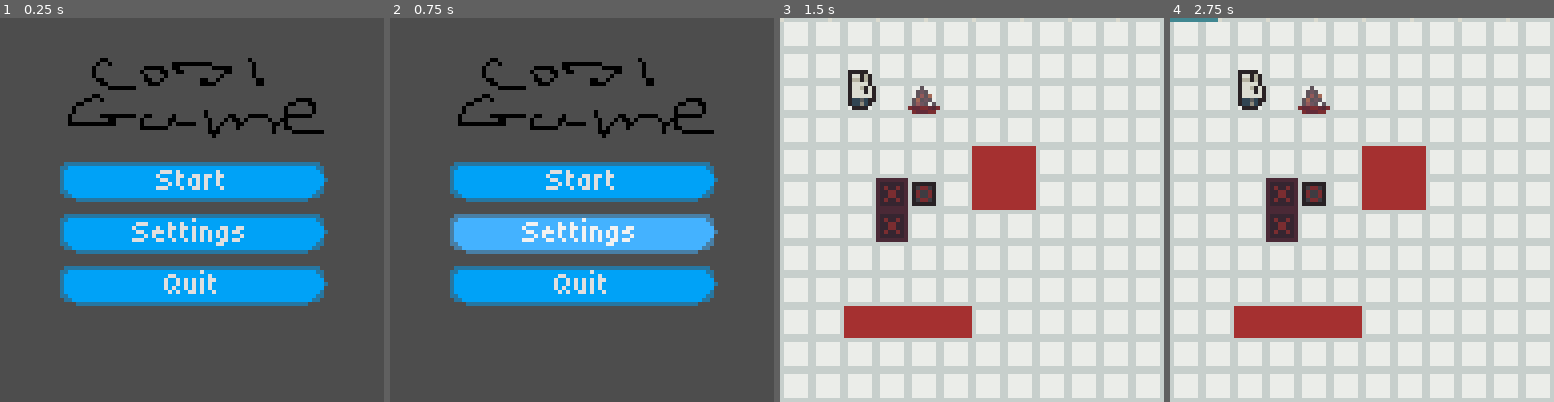
Above: before the commit, frames 1-4 (left to right).
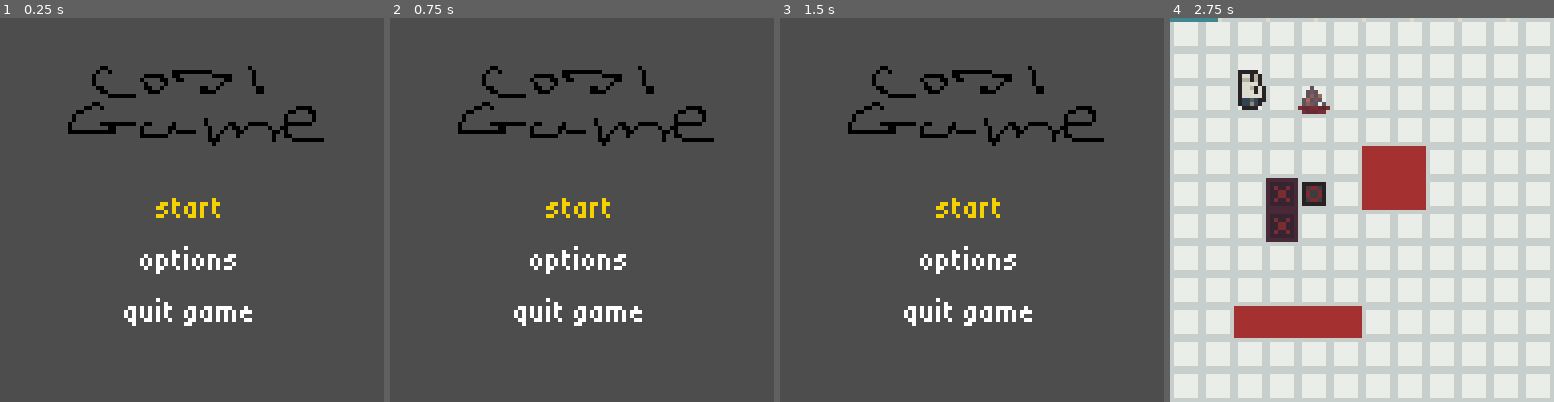
Above: after the commit, the same moments.

Repository: Someone68/cozyfall
Game: Godot game, scene res://scenes/main_menu.tscn
Two runs of this game, one before a commit and one after it. Both use one fixed random seed, a clock stepped at 60 frames per second and the inputs below.
Inputs (mouse positions are in pixels of both pictures, inside the frame that each line leads up to):
- Up to frame 1 (0.25 s): no input
- Up to frame 2 (0.75 s): click (582, 233) at 0.5 s, where only the run before the commit has a clickable "Settings"
- Up to frame 3 (1.5 s): click (972, 179) at 1.25 s, where only the run before the commit has a clickable "Start"
- Up to frame 4 (2.75 s): tap Enter (ui_accept) at 2, 2.27 s; hold Right (ui_right) from 2.03 s (still down)

The runs differ from the first frame. In frame 1, 26% of the frame differs, in the area x 15-86%, y 10-81%; in frame 2, 26%; in frame 3, 99%, in the area x 0-100%, y 0-100%; in frame 4, nothing differs.

Commit message:
change title screen

Diff:
--- a/scenes/death_screen.tscn
+++ b/scenes/death_screen.tscn
@@ -1,12 +1,8 @@
 [gd_scene format=3 uid="uid://dpe56p1o5di7a"]
 
-[ext_resource type="FontFile" uid="uid://cb823j3rpi72o" path="res://fonts/Tiny5-Regular.ttf" id="1_uyutr"]
+[ext_resource type="Theme" uid="uid://cdv0csb0dp43j" path="res://themes/menu_theme.tres" id="1_mqh5l"]
 [ext_resource type="Script" uid="uid://bj1l3eywjtgxf" path="res://scripts/death_screen.gd" id="2_mqh5l"]
 [ext_resource type="PackedScene" uid="uid://b3ywq4cn53b52" path="res://scenes/select_menu.tscn" id="3_7ns25"]
-
-[sub_resource type="Theme" id="Theme_1eln1"]
-default_font = ExtResource("1_uyutr")
-default_font_size = 8
 
 [node name="DeathScreen" type="Control" unique_id=128950255]
 z_index = 10
@@ -16,7 +12,7 @@
 anchor_bottom = 1.0
 grow_horizontal = 2
 grow_vertical = 2
-theme = SubResource("Theme_1eln1")
+theme = ExtResource("1_mqh5l")
 script = ExtResource("2_mqh5l")
 
 [node name="ColorRect" type="ColorRect" parent="." unique_id=1687184408]
@@ -46,6 +42,6 @@
 
 [node name="Quit" type="Label" parent="VBoxContainer/SelectMenu" unique_id=1298591346]
 layout_mode = 2
-text = "quit..."
+text = "quit to title..."
 
 [connection signal="item_selected" from="VBoxContainer/SelectMenu" to="." method="_on_select_menu_item_selected"]
--- a/scenes/main_menu.tscn
+++ b/scenes/main_menu.tscn
@@ -1,52 +1,9 @@
 [gd_scene format=3 uid="uid://c0q6qq7236nwx"]
 
-[ext_resource type="FontFile" uid="uid://cb823j3rpi72o" path="res://fonts/Tiny5-Regular.ttf" id="1_ekxnf"]
+[ext_resource type="Theme" uid="uid://cdv0csb0dp43j" path="res://themes/menu_theme.tres" id="1_wu84c"]
 [ext_resource type="Texture2D" uid="uid://c6ce7gf36vi3j" path="res://sprites/title_placeholder.png" id="2_bqqt6"]
 [ext_resource type="Script" uid="uid://dofm4sk6amm4w" path="res://scripts/main_menu.gd" id="2_wu84c"]
-
-[sub_resource type="StyleBoxFlat" id="StyleBoxFlat_wu84c"]
-bg_color = Color(1.1551381e-06, 0.6332436, 0.9658362, 1)
-corner_radius_top_left = 4
-corner_radius_top_right = 4
-corner_radius_bottom_right = 4
-corner_radius_bottom_left = 4
-
-[sub_resource type="StyleBoxFlat" id="StyleBoxFlat_8ln24"]
-bg_color = Color(1.1551381e-06, 0.6332436, 0.9658362, 1)
-corner_radius_top_left = 4
-corner_radius_top_right = 4
-corner_radius_bottom_right = 4
-corner_radius_bottom_left = 4
-
-[sub_resource type="StyleBoxFlat" id="StyleBoxFlat_rtw2f"]
-bg_color = Color(0.2648754, 0.6976188, 0.9999998, 1)
-corner_radius_top_left = 4
-corner_radius_top_right = 4
-corner_radius_bottom_right = 4
-corner_radius_bottom_left = 4
-
-[sub_resource type="StyleBoxFlat" id="StyleBoxFlat_qkeb6"]
-bg_color = Color(1.1551381e-06, 0.6332436, 0.9658362, 1)
-corner_radius_top_left = 4
-corner_radius_top_right = 4
-corner_radius_bottom_right = 4
-corner_radius_bottom_left = 4
-
-[sub_resource type="StyleBoxFlat" id="StyleBoxFlat_oa1go"]
-bg_color = Color(3.85046e-07, 0.34457612, 0.53862804, 1)
-corner_radius_top_left = 4
-corner_radius_top_right = 4
-corner_radius_bottom_right = 4
-corner_radius_bottom_left = 4
-
-[sub_resource type="Theme" id="Theme_fsrav"]
-default_font = ExtResource("1_ekxnf")
-Button/font_sizes/font_size = 8
-Button/styles/disabled = SubResource("StyleBoxFlat_wu84c")
-Button/styles/focus = SubResource("StyleBoxFlat_8ln24")
-Button/styles/hover = SubResource("StyleBoxFlat_rtw2f")
-Button/styles/normal = SubResource("StyleBoxFlat_qkeb6")
-Button/styles/pressed = SubResource("StyleBoxFlat_oa1go")
+[ext_resource type="PackedScene" uid="uid://b3ywq4cn53b52" path="res://scenes/select_menu.tscn" id="4_wu84c"]
 
 [node name="MainMenu" type="MarginContainer" unique_id=1471543239]
 anchors_preset = 15
@@ -54,31 +11,40 @@
 anchor_bottom = 1.0
 grow_horizontal = 2
 grow_vertical = 2
-theme = SubResource("Theme_fsrav")
+theme = ExtResource("1_wu84c")
 theme_override_constants/margin_left = 15
-theme_override_constants/margin_top = 8
+theme_override_constants/margin_top = 10
 theme_override_constants/margin_right = 15
 theme_override_constants/margin_bottom = 8
 script = ExtResource("2_wu84c")
 
 [node name="VBoxContainer" type="VBoxContainer" parent="." unique_id=908047947]
 layout_mode = 2
+theme_override_constants/separation = 9
 
 [node name="TextureRect" type="TextureRect" parent="VBoxContainer" unique_id=463689465]
 layout_mode = 2
 texture = ExtResource("2_bqqt6")
 
-[node name="StartButton" type="Button" parent="VBoxContainer" unique_id=1246950166]
+[node name="SelectMenu" parent="VBoxContainer" unique_id=647501129 instance=ExtResource("4_wu84c")]
 layout_mode = 2
-text = "Start"
 
-[node name="Settings" type="Button" parent="VBoxContainer" unique_id=1126291130]
+[node name="Start" type="Label" parent="VBoxContainer/SelectMenu" unique_id=848526035]
 layout_mode = 2
-text = "Settings"
+text = "start"
+horizontal_alignment = 1
 
-[node name="Quit" type="Button" parent="VBoxContainer" unique_id=1934703196]
+[node name="Options" type="Label" parent="VBoxContainer/SelectMenu" unique_id=1532990664]
 layout_mode = 2
-text = "Quit"
+text = "options"
+horizontal_alignment = 1
 
-[connection signal="pressed" from="VBoxContainer/StartButton" to="." method="_on_start_button_pressed"]
-[connection signal="pressed" from="VBoxContainer/Quit" to="." method="_on_quit_pressed"]
+[node name="Quit" type="Label" parent="VBoxContainer/SelectMenu" unique_id=999260275]
+layout_mode = 2
+text = "quit game"
+horizontal_alignment = 1
+
+[node name="Control" type="Control" parent="." unique_id=1714821118]
+layout_mode = 2
+
+[connection signal="item_selected" from="VBoxContainer/SelectMenu" to="." method="_on_select_menu_item_selected"]
--- a/scripts/death_screen.gd
+++ b/scripts/death_screen.gd
@@ -1,7 +1,8 @@
 extends Control
 
 func _on_select_menu_item_selected(_index: int, item: Control) -> void:
-	if (item.name == "TryAgain"):
-		get_tree().reload_current_scene()
-	if (item.name == "Quit"):
-		get_tree().change_scene_to_file("res://scenes/main_menu.tscn")
+	match item.name:
+		"TryAgain":
+			get_tree().reload_current_scene()
+		"Quit":
+			get_tree().change_scene_to_file("res://scenes/main_menu.tscn")
--- a/scripts/main_menu.gd
+++ b/scripts/main_menu.gd
@@ -1,19 +1,8 @@
 extends MarginContainer
 
-
-# Called when the node enters the scene tree for the first time.
-func _ready() -> void:
-	pass # Replace with function body.
-
-
-# Called every frame. 'delta' is the elapsed time since the previous frame.
-func _process(delta: float) -> void:
-	pass
-
-
-func _on_start_button_pressed() -> void:
-	get_tree().change_scene_to_file("res://scenes/level.tscn")
-
-
-func _on_quit_pressed() -> void:
-	get_tree().quit()
+func _on_select_menu_item_selected(_index: int, item: Control) -> void:
+	match item.name:
+		"Start":
+			get_tree().change_scene_to_file("res://scenes/level.tscn")
+		"Quit":
+			get_tree().quit()
--- /dev/null
+++ b/themes/menu_theme.tres
@@ -0,0 +1,7 @@
+[gd_resource type="Theme" format=3 uid="uid://cdv0csb0dp43j"]
+
+[ext_resource type="FontFile" uid="uid://cb823j3rpi72o" path="res://fonts/Tiny5-Regular.ttf" id="1_funo8"]
+
+[resource]
+default_font = ExtResource("1_funo8")
+default_font_size = 8
Not shown, added: sprites/tileset.png.import
